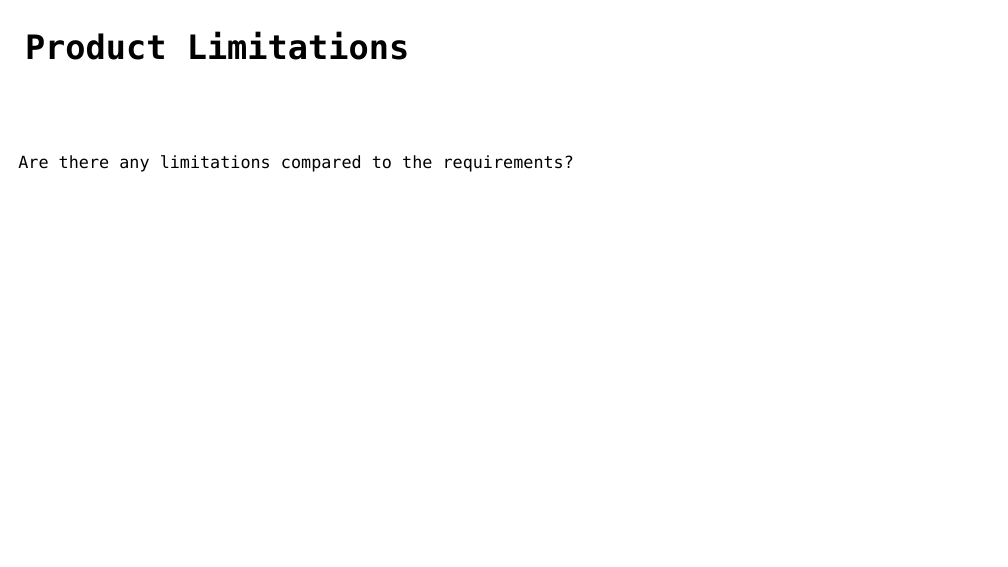
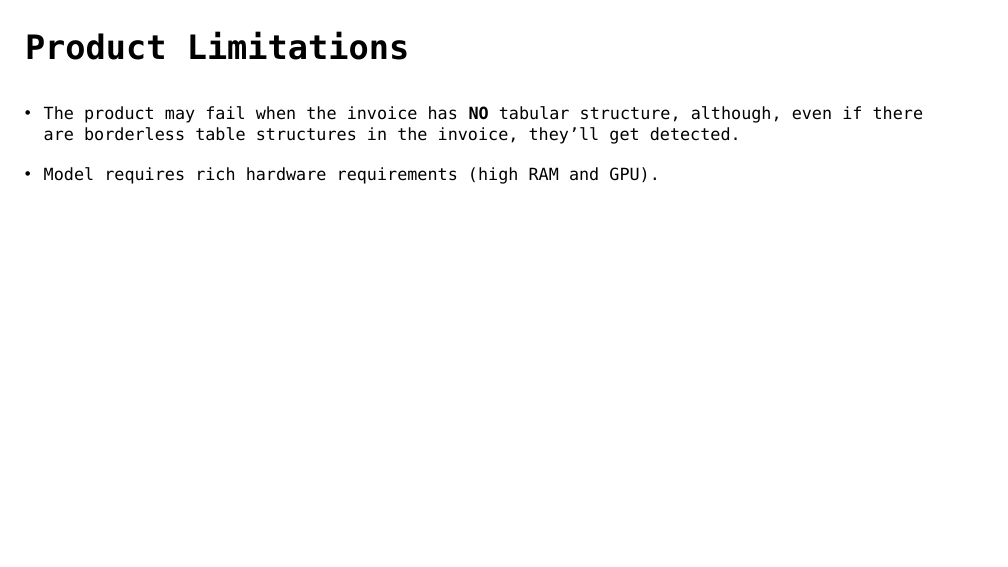
Before and after one commit to deepeshhada/flipkart-grid-table-extraction, a slide deck: slide 5 of Level 2/GRiD_ Electronic Invoicing using Image Processing_TwoAndAHalfMen_IISc.pptx. Drawn at 1008x567 pixels with LibreOffice and Linux fonts; fonts in the diff are those of the drawing; background and template pictures are left out. Boxes give left, top, right and bottom in pixels: in the first picture for what was removed or moved away, otherwise in the second. Text is boxed around its words. In the diff, an @@ line names an element or a change of style, - is before the commit and + after.

```diff
--- a/Level 2/GRiD_ Electronic Invoicing using Image Processing_TwoAndAHalfMen_IISc.pptx
+++ b/Level 2/GRiD_ Electronic Invoicing using Image Processing_TwoAndAHalfMen_IISc.pptx
@@ text added at (44, 106, 924, 184), 12 pt, text #000000 @@
+• The product may fail when the invoice has NO tabular structure, although, even if there are borderless table structures in the invoice, they’ll get detected.
+• Model requires rich hardware requirements (high RAM and GPU).
@@ text removed at (18, 155, 574, 172) @@
-Are there any limitations compared to the requirements?
```
Also in this commit, not shown: 4 other slides changed, 5 slides added, 5 slides removed, 3 other files.
